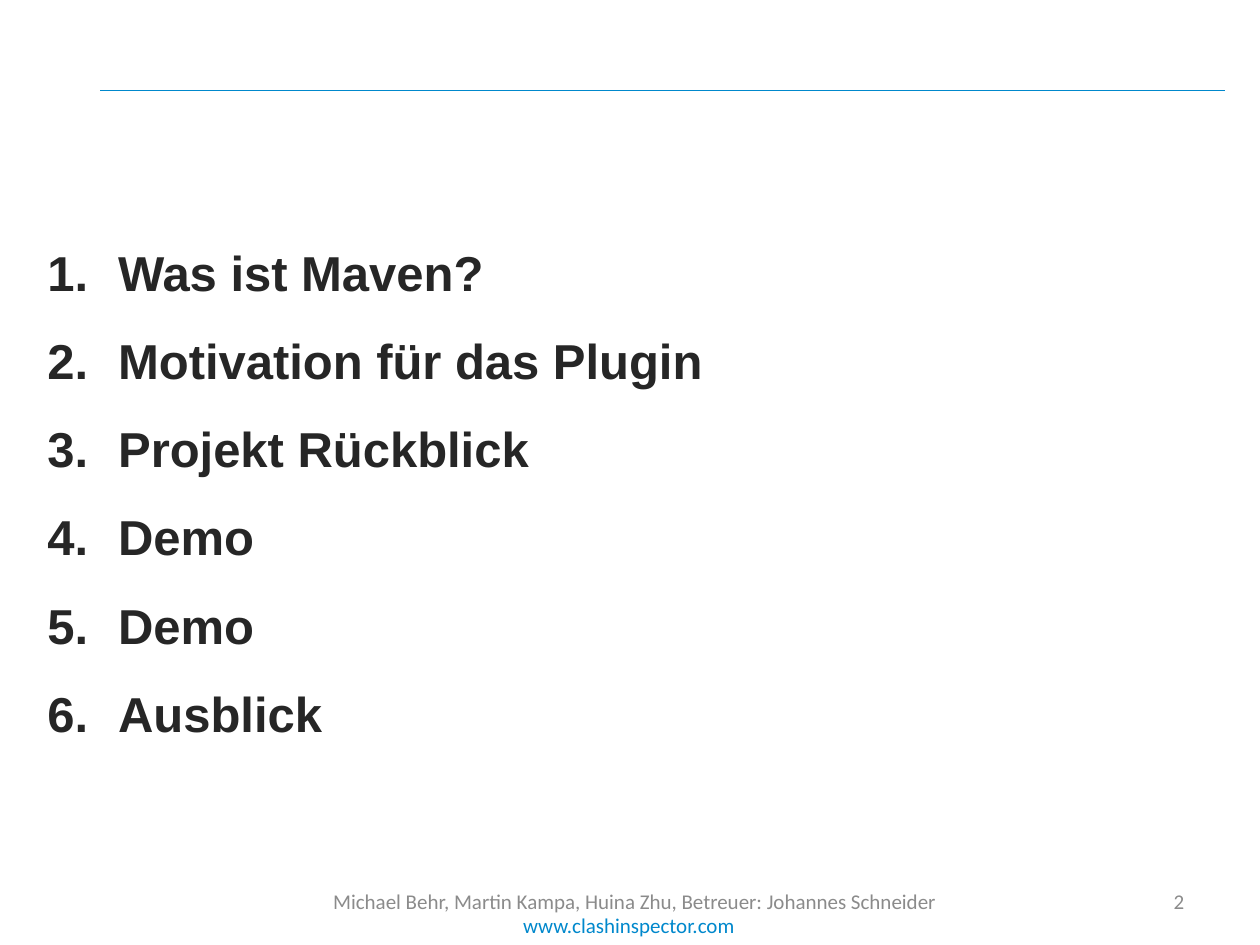
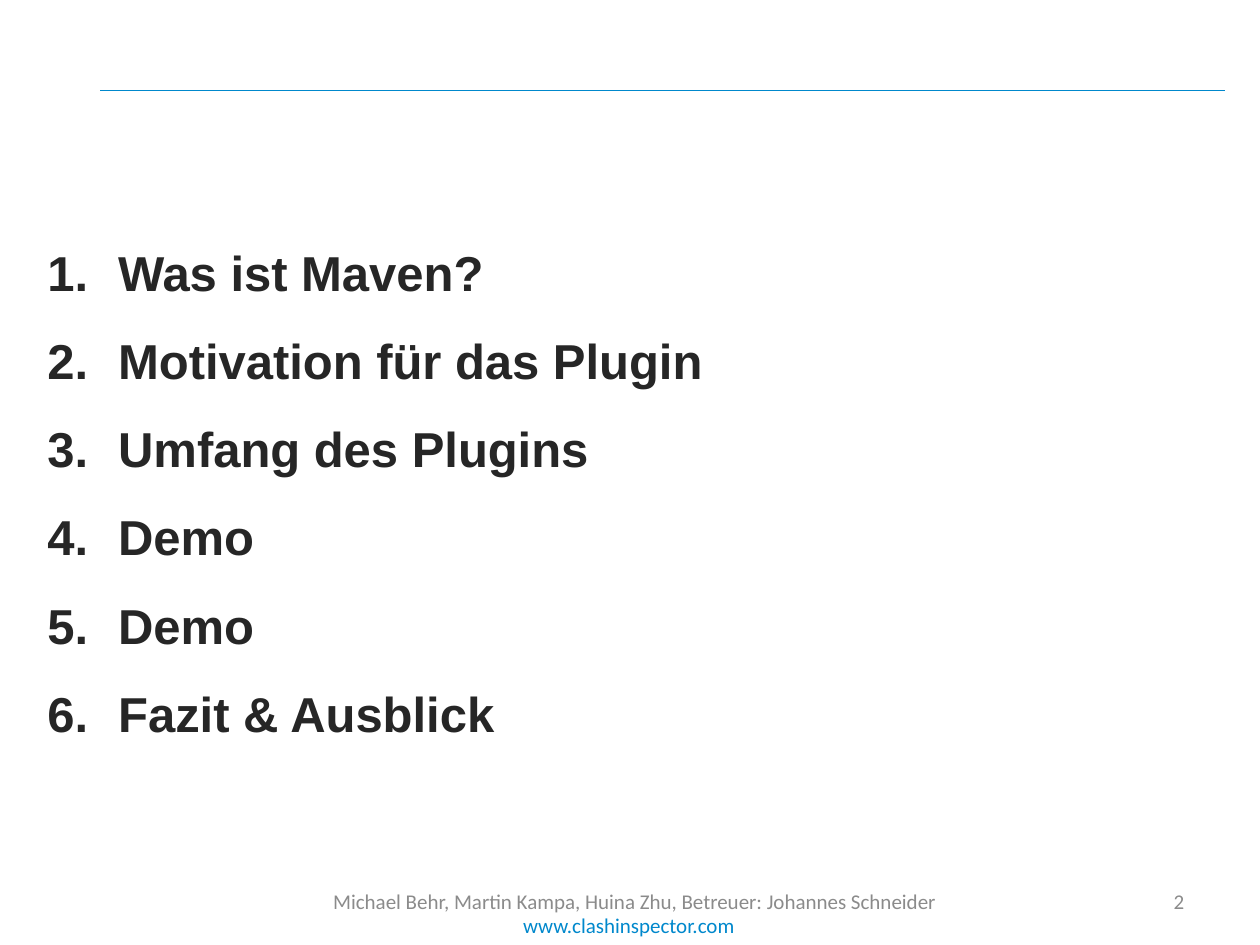
Before and after one commit to cedarsoft/clashinspector.com, a slide deck: slide 2 of presentation/Jahresprojekt Endpräsentation.pptx. Drawn at 1260x945 pixels with LibreOffice and Linux fonts; fonts in the diff are those of the drawing; background and template pictures are left out. Boxes give left, top, right and bottom in pixels: in the first picture for what was removed or moved away, otherwise in the second. Text is boxed around its words. In the diff, an @@ line names an element or a change of style, - is before the commit and + after.

```diff
--- a/presentation/Jahresprojekt Endpräsentation.pptx
+++ b/presentation/Jahresprojekt Endpräsentation.pptx
@@ text at box(118, 431, 589, 477): text changed @@
-3. Projekt Rückblick
+3. Umfang des Plugins
@@ text at box(118, 696, 494, 733): text changed @@
-6. Ausblick
+6. Fazit & Ausblick
```
Also in this commit, not shown: 11 other slides changed, 4 other files.
